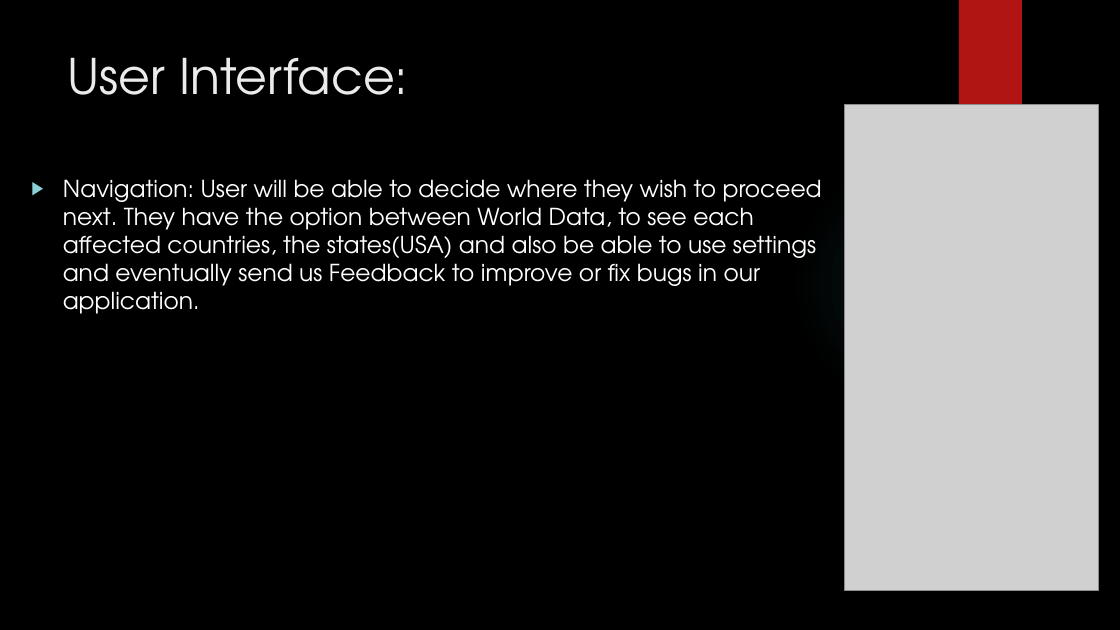
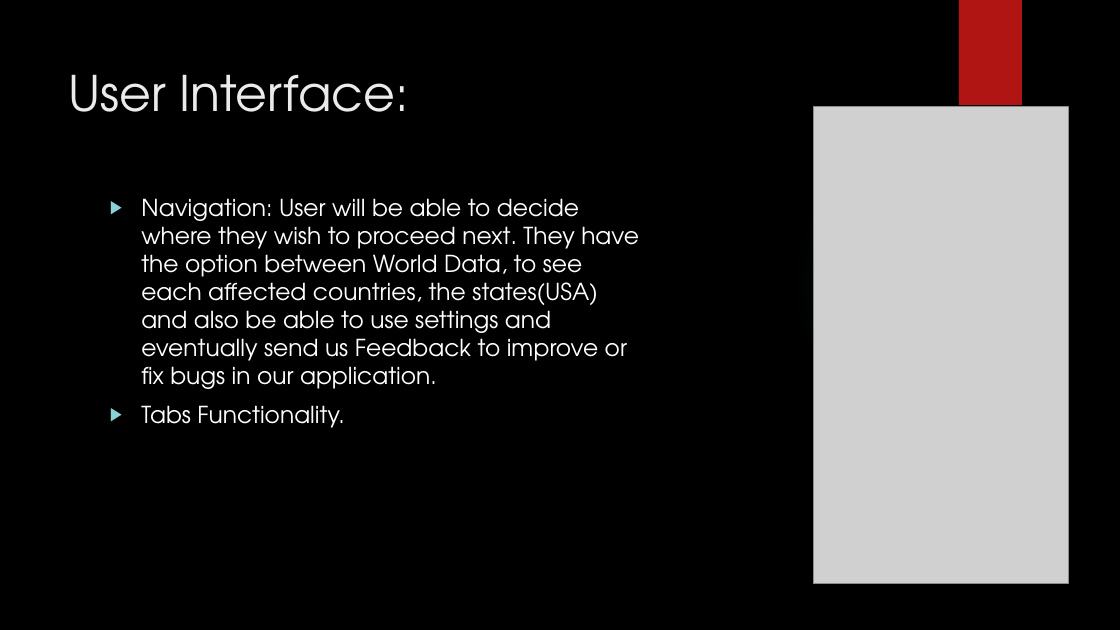
Before and after one commit to TsidAznar/WAPCENG319, a slide deck: slide 8 of Final Presentation.pptx (slide 7 before the commit). Drawn at 1120x630 pixels with LibreOffice and Linux fonts; fonts in the diff are those of the drawing; grey boxes stand for pictures; background and template pictures are left out. Boxes give left, top, right and bottom in pixels: in the first picture for what was removed or moved away, otherwise in the second. Text is boxed around its words. In the diff, an @@ line names an element or a change of style, - is before the commit and + after.

```diff
--- a/Final Presentation.pptx
+++ b/Final Presentation.pptx
@@ title "User Interface:": place and size @@
-title "User Interface:" at box(68, 57, 408, 95)
+title "User Interface:" at box(68, 74, 408, 112)
@@ picture: place and size @@
-picture at box(845, 104, 1099, 590)
+picture at box(813, 107, 1069, 584)
@@ text "Navigation: User will be able ...": place and size @@
-text "Navigation: User will be able ..." at box(63, 179, 822, 314)
+text "Navigation: User will be able ..." at box(141, 198, 639, 428)
@@ text at box(141, 405, 344, 428): paragraph added @@
+▶ Tabs Functionality.
```
Also in this commit, not shown: 3 other slides changed.
